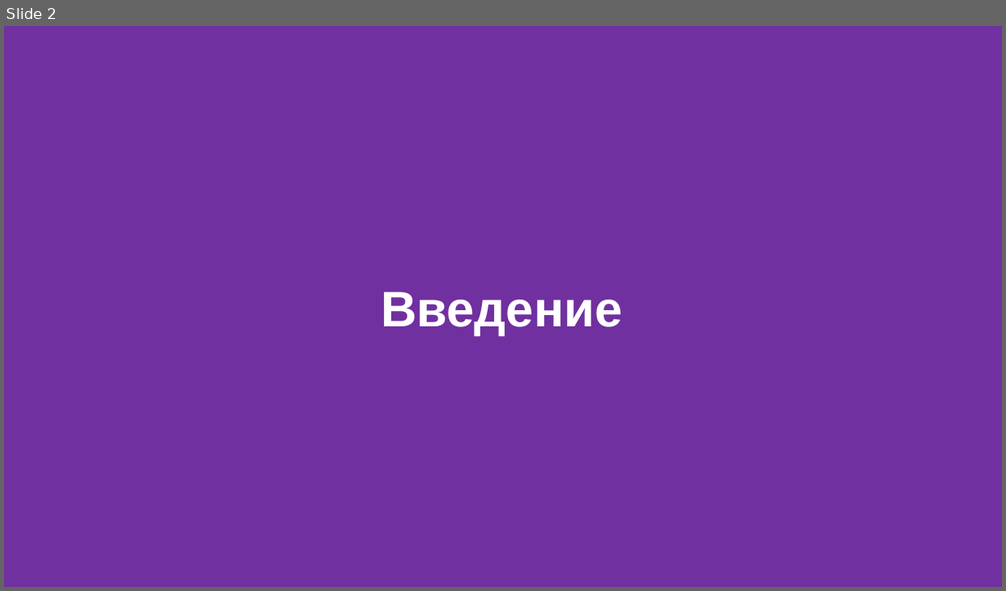
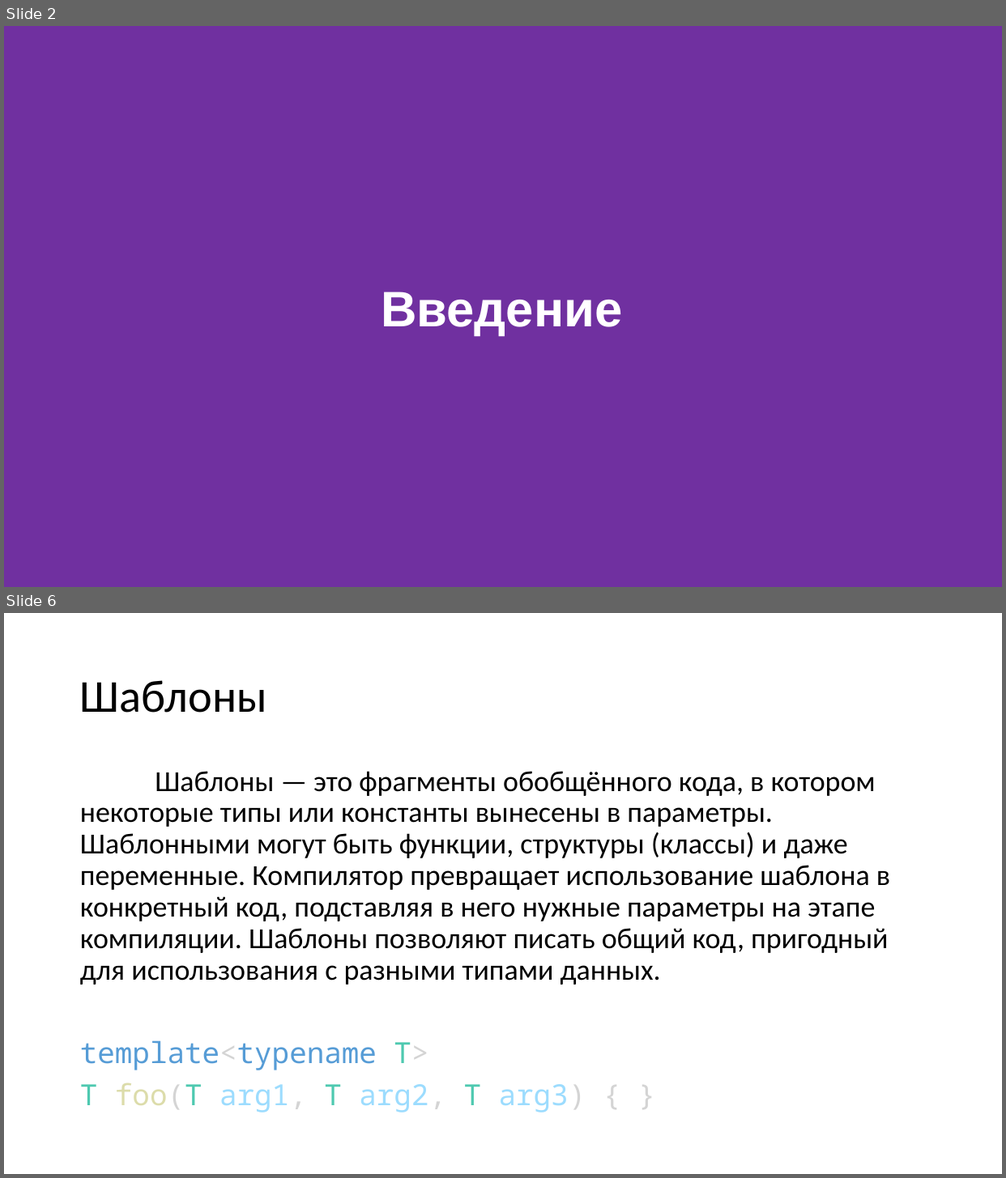
Before and after one commit to FloyzenCode/cpp-lectures, a slide deck: lecture6/lecture6.pptx. Shown one above the other, each under a label of ours: slide 2 before the commit, slides 2 and 6 after it; the slides between them are not shown. The pictures are 1006x591 and 1006x1178 pixels, drawn with LibreOffice and Linux fonts; fonts in the diff are those of the drawing. Boxes give left, top, right and bottom in pixels: in the first picture for what was removed or moved away, otherwise in the second. Text is boxed around its words. In the diff, an @@ line names an element or a change of style, - is before the commit and + after.

Commit message:
Add new lectures & update

```diff
--- a/lecture6/lecture6.pptx
+++ b/lecture6/lecture6.pptx
@@ slide 6 added at <box>4,613,1002,1174</box>, background #FFFFFF @@
@@ title added at <box>80,680,267,713</box>, 44 pt, text #000000 @@
+Шаблоны
@@ text added at <box>80,771,890,1113</box>, 28 pt, text #000000 @@
+Шаблоны — это фрагменты обобщённого кода, в котором некоторые типы или константы вынесены в параметры. Шаблонными могут быть функции, структуры (классы) и даже переменные. Компилятор превращает использование шаблона в конкретный код, подставляя в него нужные параметры на этапе компиляции. Шаблоны позволяют писать общий код, пригодный для использования с разными типами данных.
+template<typename T>
+T foo(T arg1, T arg2, T arg3) { }
```
Also in this commit, not shown: 42 other slides added, 17 other files.
